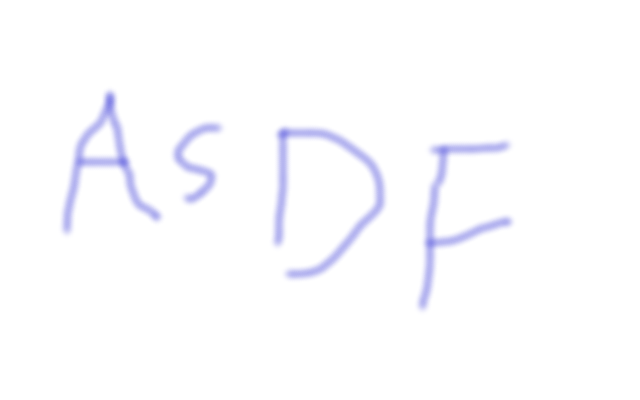
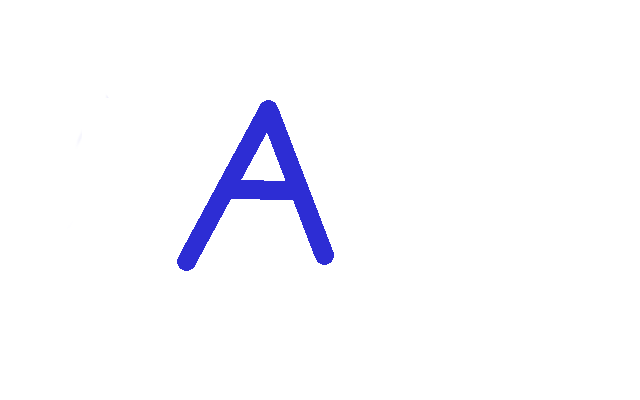
Before/after of a 640 x 400 layered artwork. What changed in the layer stack:
painted on "Background" over [59, 87, 516, 314]
